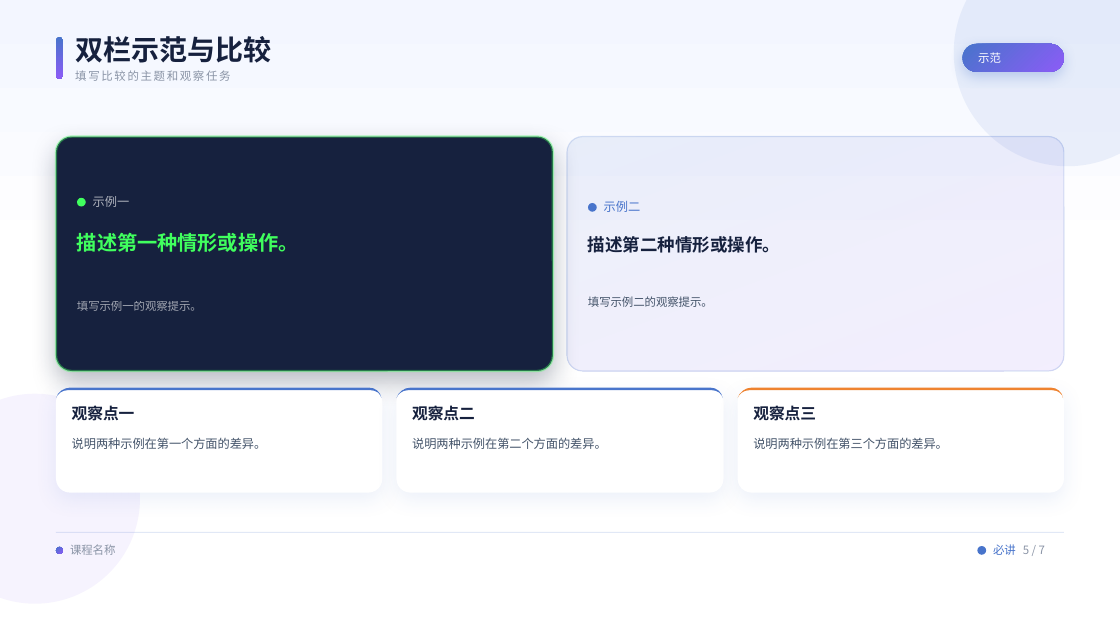
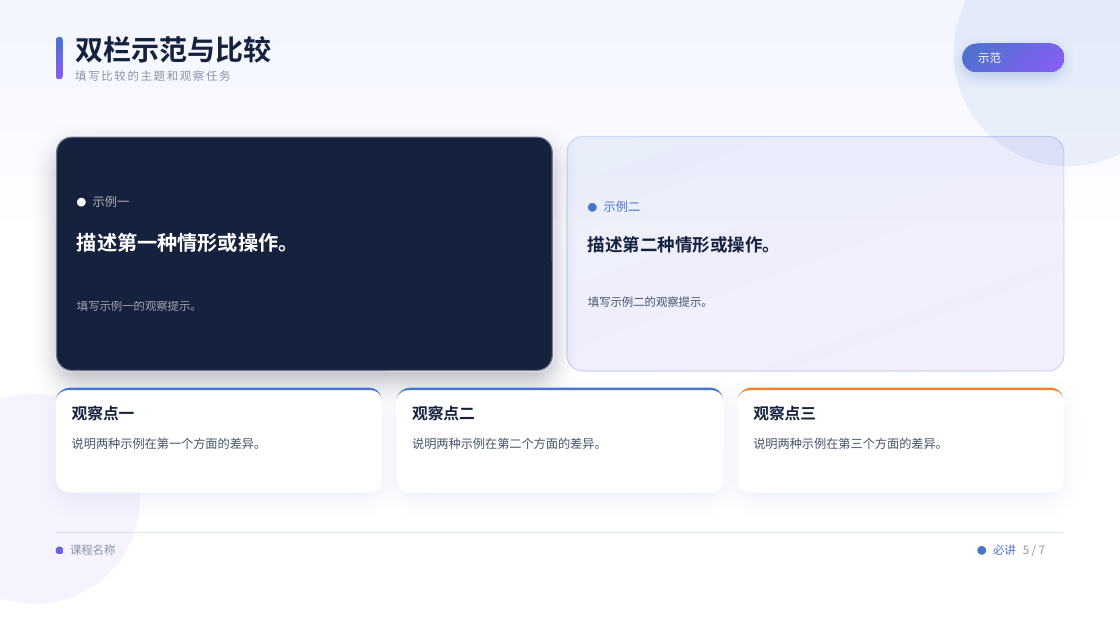
Before and after one commit to EasonZhu1997/instructor-course-ppt-template-skill, a slide deck: slide 5 of assets/template.pptx. Drawn at 1120x630 pixels with LibreOffice and Linux fonts; fonts in the diff are those of the drawing. Boxes give left, top, right and bottom in pixels: in the first picture for what was removed or moved away, otherwise in the second. Text is boxed around its words. In the diff, an @@ line names an element or a change of style, - is before the commit and + after.

```diff
--- a/assets/template.pptx
+++ b/assets/template.pptx
@@ rounded rectangle at (56, 136, 554, 371): outline #40FF5E 2 pt to #FFFFFF 2 pt @@
@@ rounded rectangle at (77, 197, 86, 206): fill #40FF5E to #FFFFFF @@
@@ text "描述第一种情形或操作。" at (77, 232, 299, 252): text colour #40FF5E to #FFFFFF @@
```
Also in this commit, not shown: 15 other files.
